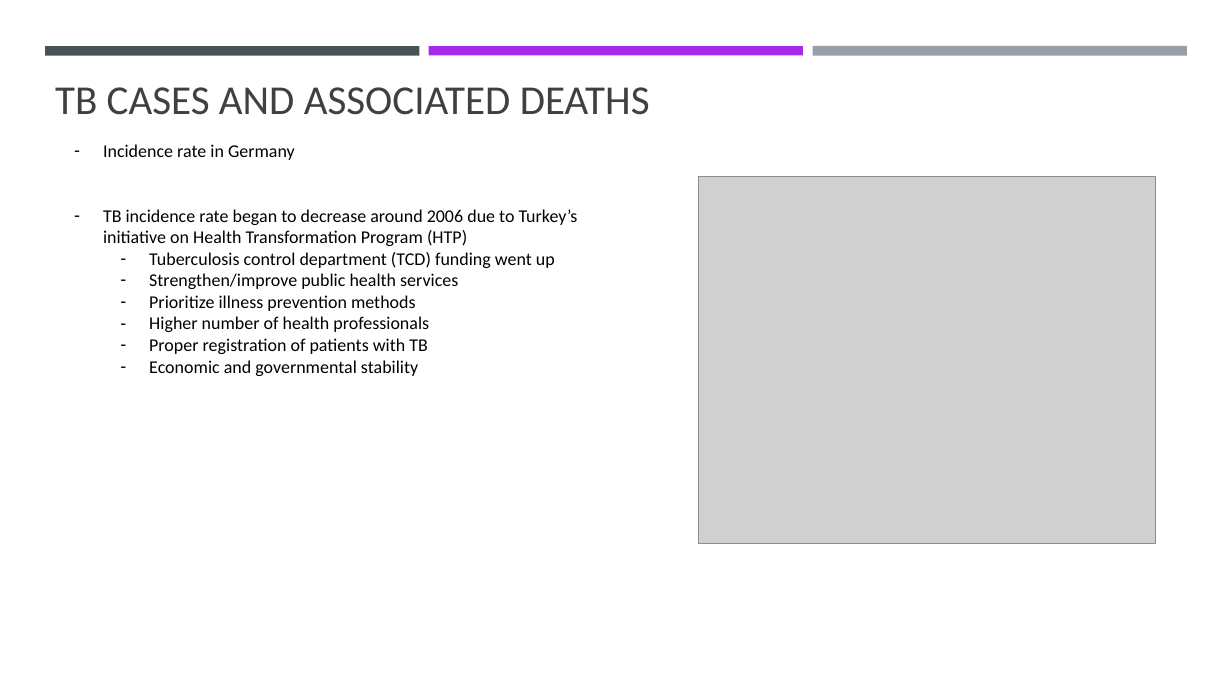
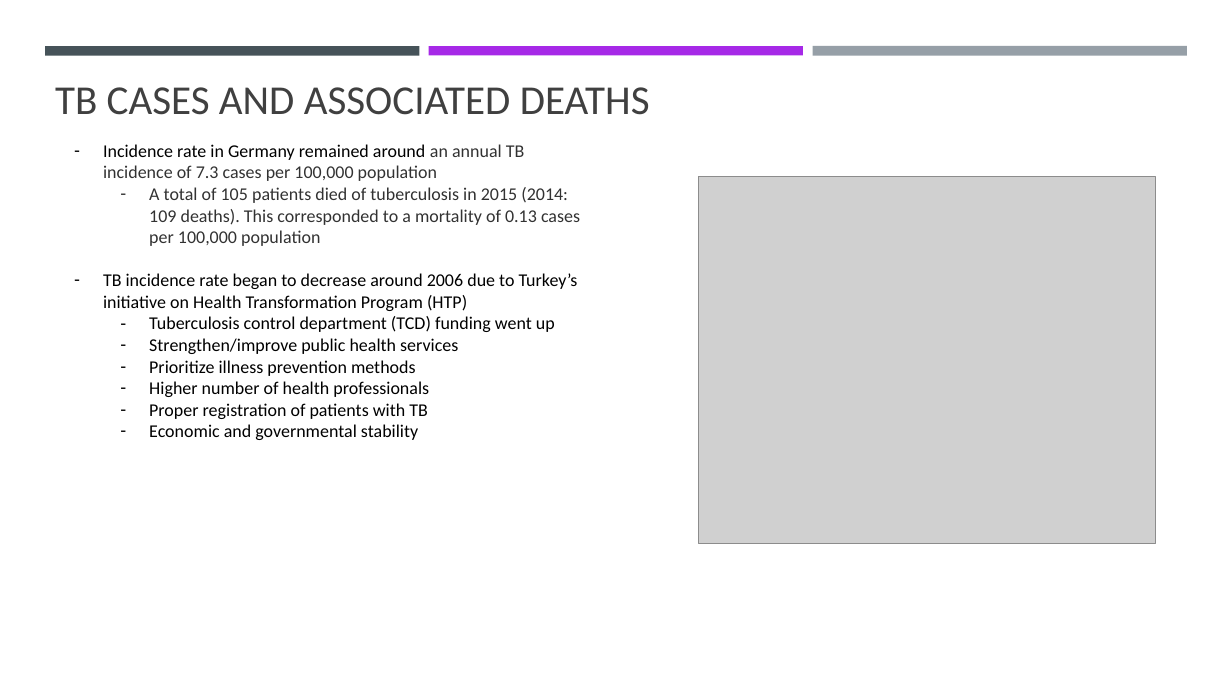
Before and after one commit to sandyseals12/Group_1_Project_1, a slide deck: slide 9 of Group_1_Final_slide_deck.pptx. Drawn at 1232x693 pixels with LibreOffice and Linux fonts; fonts in the diff are those of the drawing; grey boxes stand for pictures. Boxes give left, top, right and bottom in pixels: in the first picture for what was removed or moved away, otherwise in the second. Text is boxed around its words. In the diff, an @@ line names an element or a change of style, - is before the commit and + after.

```diff
--- a/Group_1_Final_slide_deck.pptx
+++ b/Group_1_Final_slide_deck.pptx
@@ text at [103, 144, 580, 246]: text changed; text colour #000000 to #323232 @@
-– Incidence rate in Germany
+– Incidence rate in Germany remained around an annual TB incidence of 7.3 cases per 100,000 population
+  – A total of 105 patients died of tuberculosis in 2015 (2014: 109 deaths). This corresponded to a mortality of 0.13 cases per 100,000 population
```
Also in this commit, not shown: 2 other slides changed.
